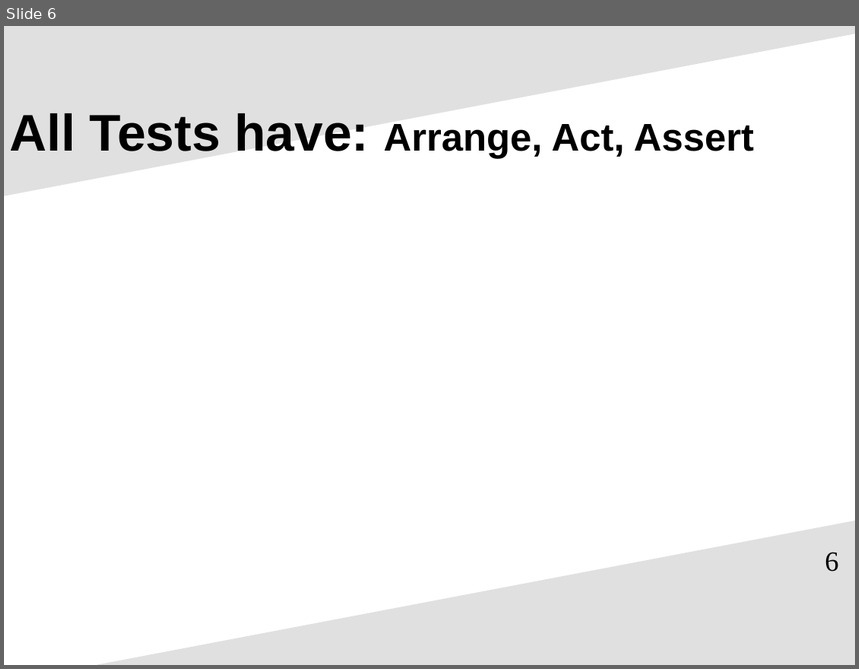
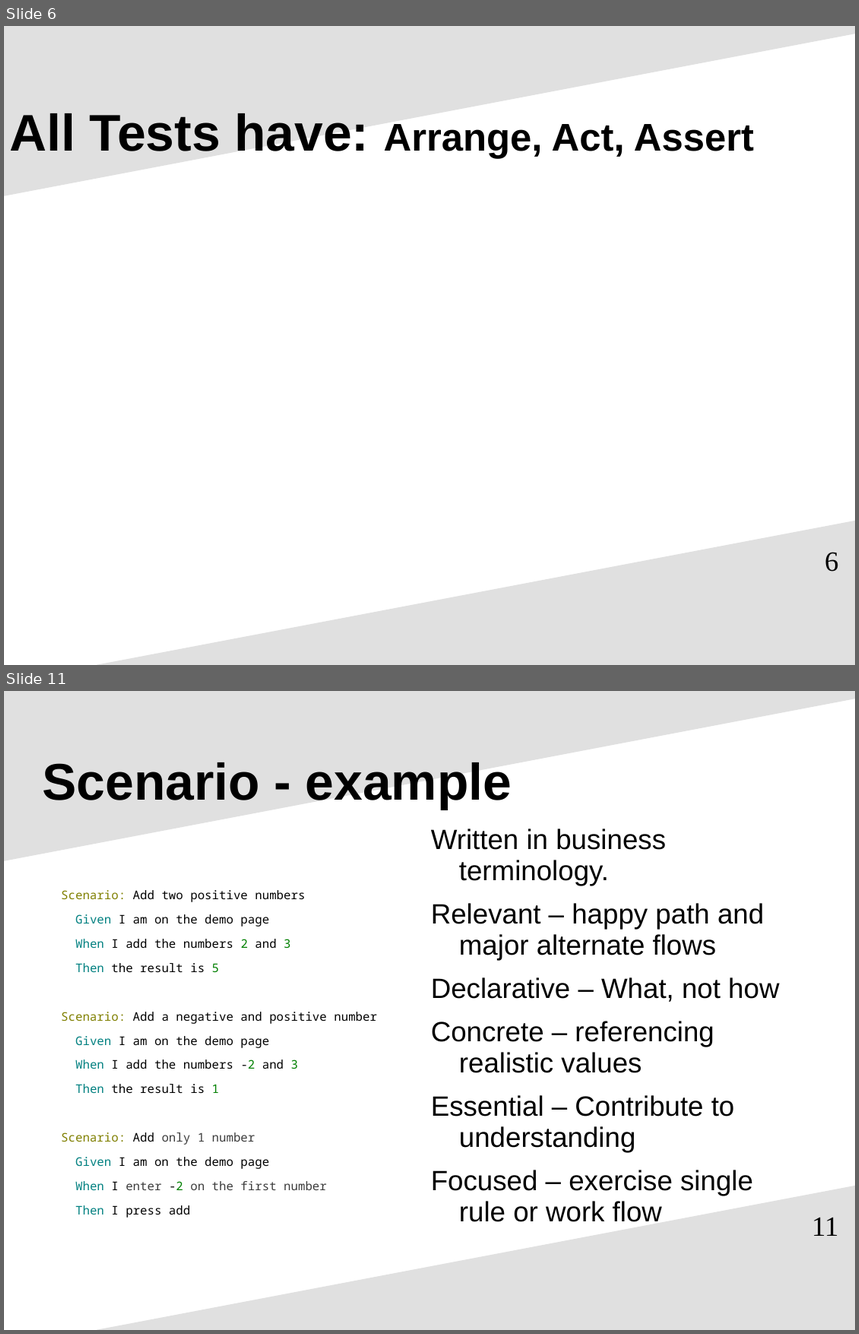
Before and after one commit to pcooke2002/accept_automated_behavior_dd, a slide deck: learning_agile_accept_auto_behavior_dd.ppt. Shown one above the other, each under a label of ours: slide 6 before the commit, slides 6 and 11 after it; the slides between them are not shown. The pictures are 859x669 and 859x1334 pixels, drawn with LibreOffice and Linux fonts; fonts in the diff are those of the drawing. Boxes give left, top, right and bottom in pixels: in the first picture for what was removed or moved away, otherwise in the second. Text is boxed around its words. In the diff, an @@ line names an element or a change of style, - is before the commit and + after.

Commit message:
update powerpoint

```diff
--- a/learning_agile_accept_auto_behavior_dd.ppt
+++ b/learning_agile_accept_auto_behavior_dd.ppt
@@ slide 11 added at box(4, 691, 855, 1330), background #FFFFFF; not listed: 2 template elements that a slide beside it also shows @@
@@ title added at box(43, 762, 512, 810), 48 pt, text #000000, bold @@
+Scenario - example
@@ text added at box(431, 829, 779, 1222), 26 pt, text #000000 @@
+Written in business terminology.
+Relevant – happy path and major alternate flows
+Declarative – What, not how
+Concrete – referencing realistic values
+Essential – Contribute to understanding
+Focused – exercise single rule or work flow
@@ text added at box(61, 890, 377, 1218), 11.1 pt, text #000000 @@
+Scenario: Add two positive numbers
+Given I am on the demo page
+When I add the numbers 2 and 3
+Then the result is 5
+Scenario: Add a negative and positive number
+Given I am on the demo page
+When I add the numbers -2 and 3
+Then the result is 1
+Scenario: Add only 1 number
+Given I am on the demo page
+When I enter -2 on the first number
+Then I press add
@@ page number added at box(812, 1217, 838, 1236), 26 pt, text #000000 @@
+11
```
Also in this commit, not shown: 6 slides changed, 10 other slides added, 8 slides removed.
